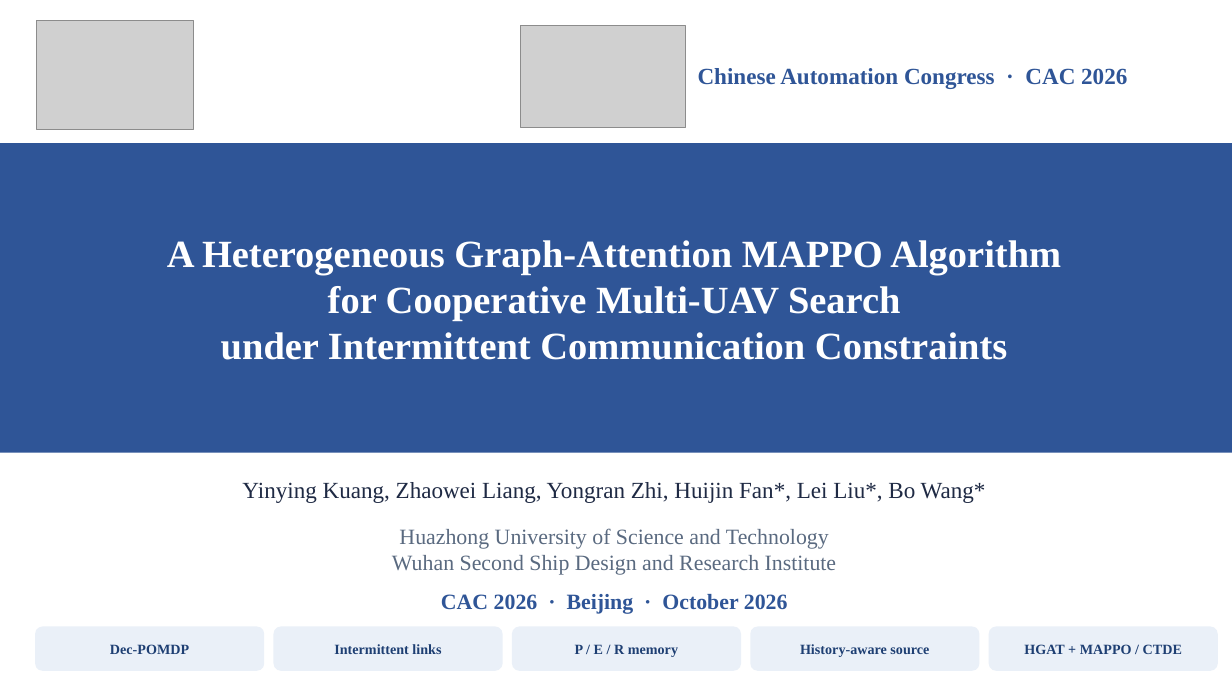
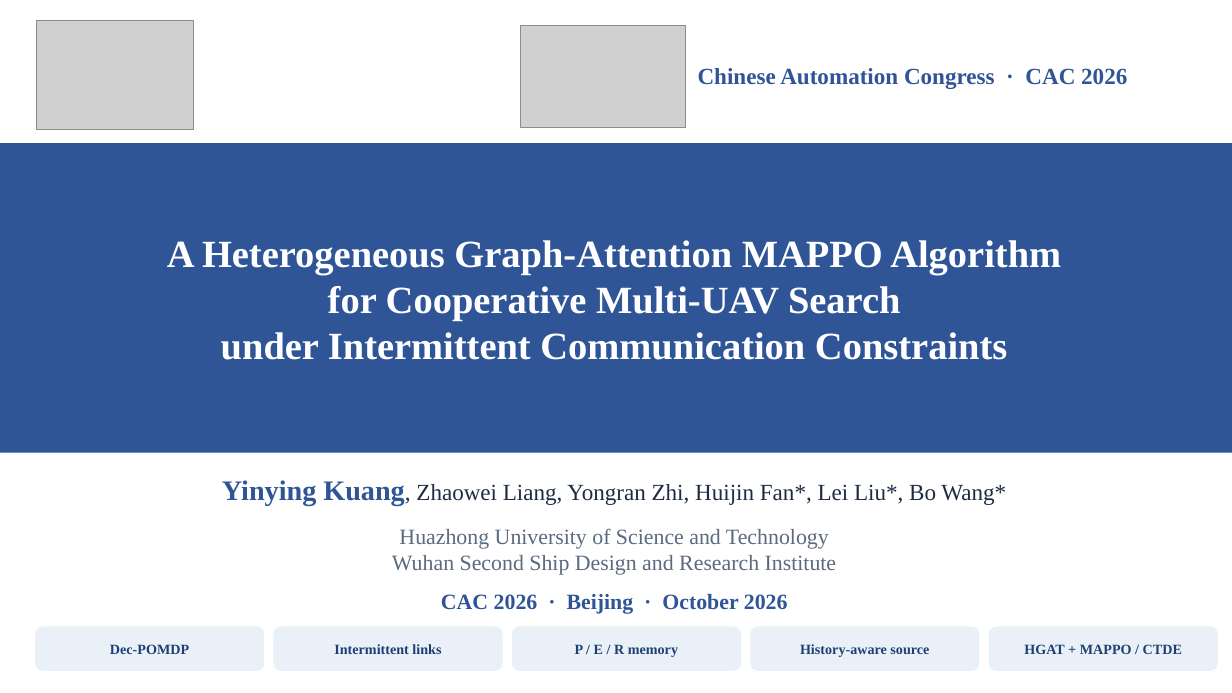
Before and after one commit to kuangyinying039/uav-swarm, a slide deck: slide 1 of presentations/IC-HGAT-MAPPO_CAC2026.pptx. Drawn at 1232x693 pixels with LibreOffice and Linux fonts; fonts in the diff are those of the drawing; grey boxes stand for pictures. Boxes give left, top, right and bottom in pixels: in the first picture for what was removed or moved away, otherwise in the second. Text is boxed around its words. In the diff, an @@ line names an element or a change of style, - is before the commit and + after.

```diff
--- a/presentations/IC-HGAT-MAPPO_CAC2026.pptx
+++ b/presentations/IC-HGAT-MAPPO_CAC2026.pptx
@@ text "Yinying Kuang, Zhaowei Liang, Yongran ..." at bbox=[222, 480, 1006, 506]: size 18 to 22 pt, text colour #1F2A44 to #2F5597, bold on in "Yinying Kuang," @@
```
Also in this commit, not shown: 12 other slides changed, 16 other files.
